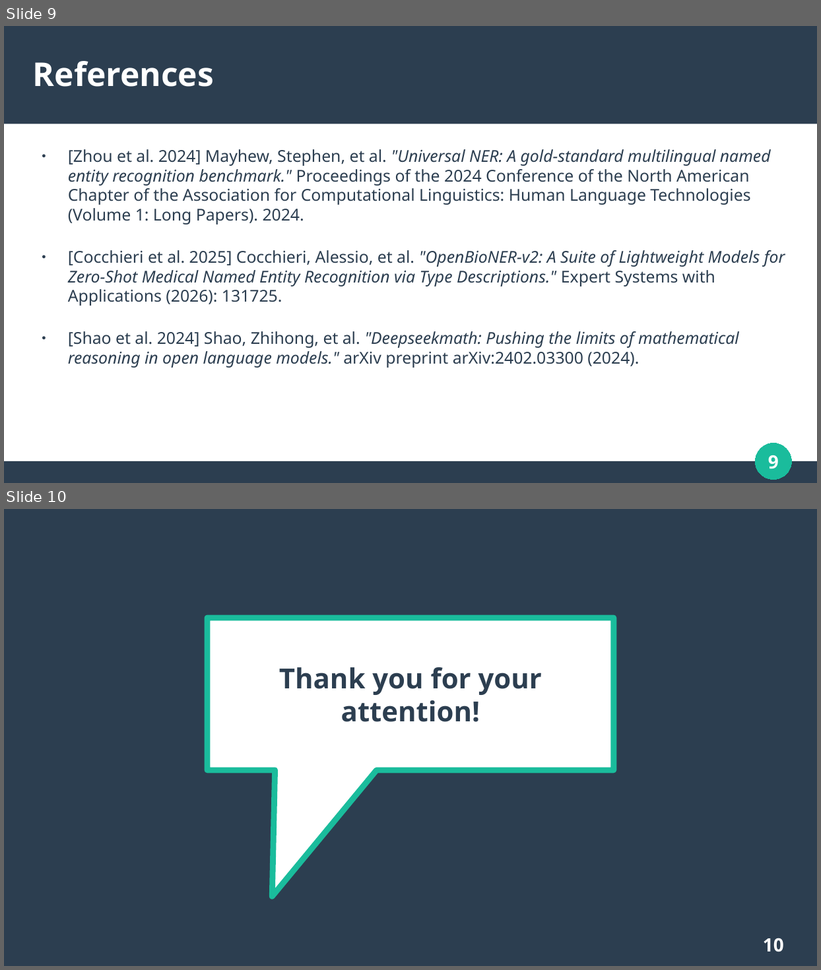
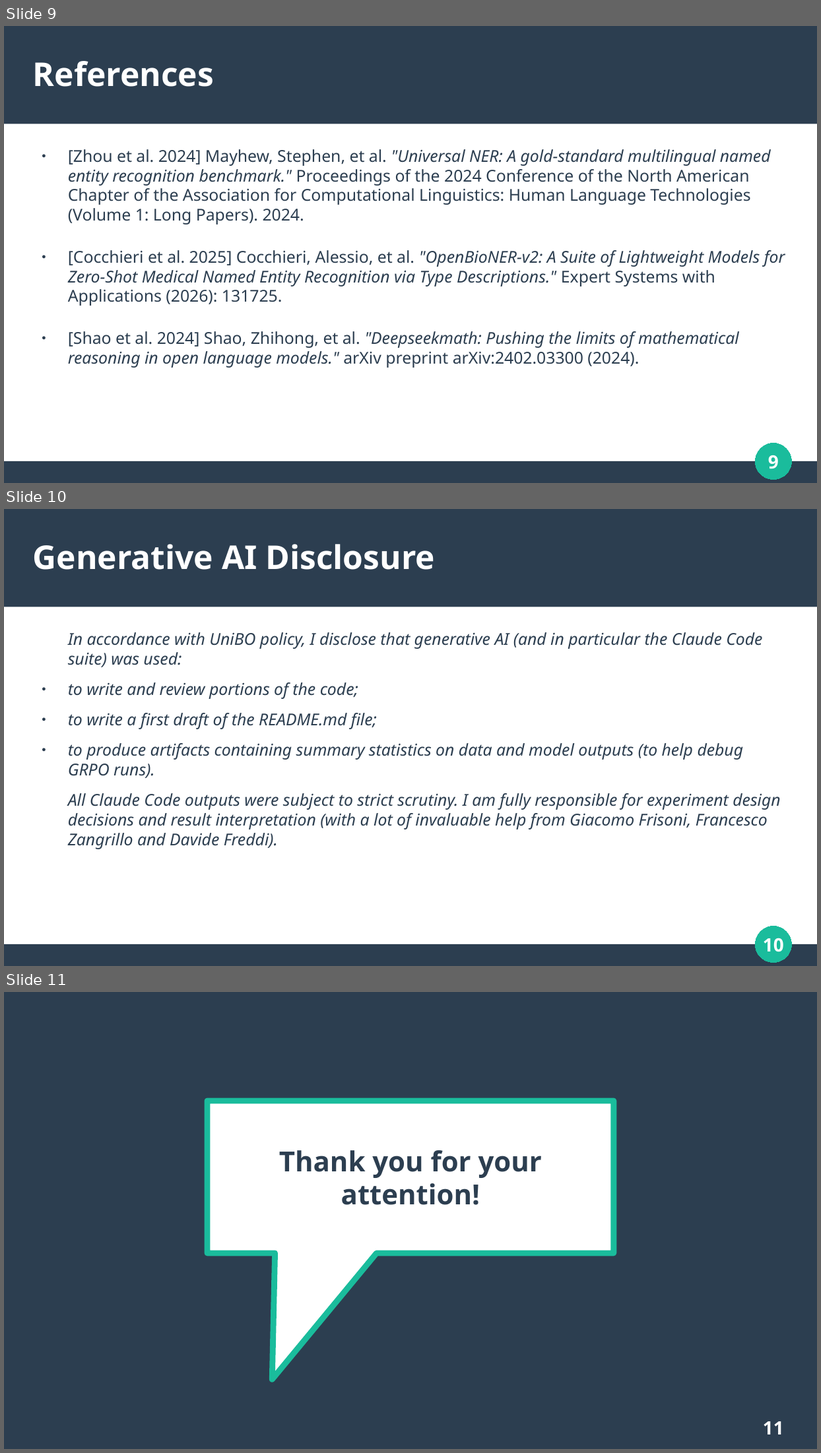
Before and after one commit to francescoriccardocrescenzi/UniversalMedNER, a slide deck: Presentation/Presentation.odp. Shown one above the other, each under a label of ours: slides 9 and 10 before the commit, slides 9, 10 and 11 after it. The pictures are 821x970 and 821x1453 pixels, drawn with LibreOffice and Linux fonts; fonts in the diff are those of the drawing. Boxes give left, top, right and bottom in pixels: in the first picture for what was removed or moved away, otherwise in the second. Text is boxed around its words. In the diff, an @@ line names an element or a change of style, - is before the commit and + after.

Commit message:
Final version of presentation

```diff
--- a/Presentation/Presentation.odp
+++ b/Presentation/Presentation.odp
@@ slide 10 added at (x1=4, y1=509, x2=817, y2=966), background #FFFFFF; not listed: 3 template elements that a slide beside it also shows @@
@@ title added at (x1=33, y1=544, x2=435, y2=570), 32 pt, text #FFFFFF, bold @@
+Generative AI Disclosure
@@ text added at (x1=68, y1=632, x2=780, y2=850), 16 pt, text #2C3E50, italic @@
+In accordance with UniBO policy, I disclose that generative AI (and in particular the Claude Code suite) was used:
+● to write and review portions of the code;
+● to write a first draft of the README.md file;
+● to produce artifacts containing summary statistics on data and model outputs (to help debug GRPO runs).
+All Claude Code outputs were subject to strict scrutiny. I am fully responsible for experiment design decisions and result interpretation (with a lot of invaluable help from Giacomo Frisoni, Francesco Zangrillo and Davide Freddi).
@@ page number added at (x1=763, y1=938, x2=784, y2=953), 18 pt, text #FFFFFF, bold @@
+10
@@ what was slide 10 is now slide 11 @@
@@ page number at (x1=763, y1=1422, x2=784, y2=1435): text changed @@
-10
+11
```
